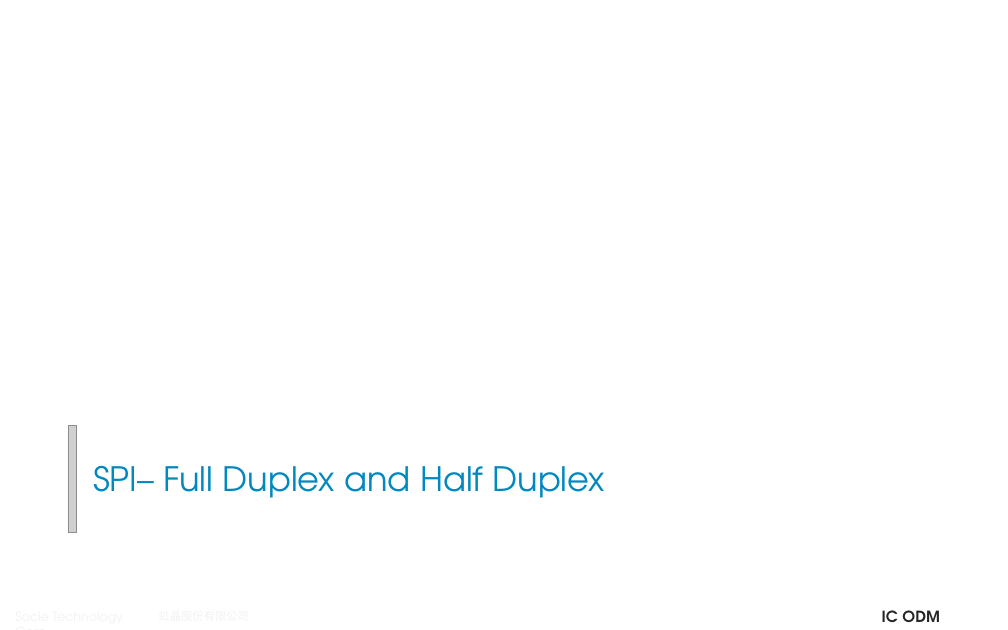
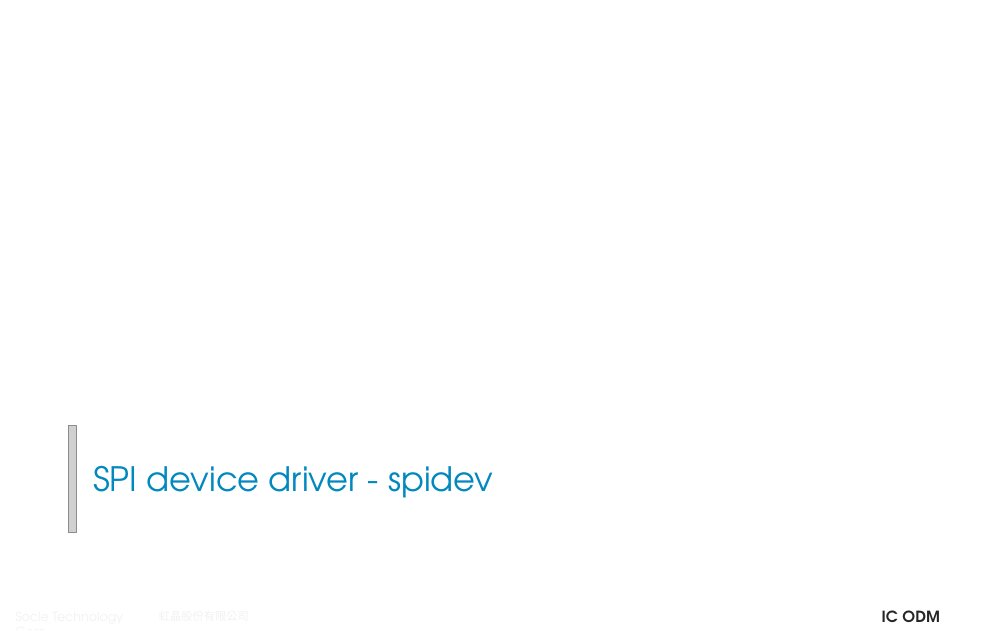
Before and after one commit to JomaskTsai/ppt_linux, a slide deck: slide 12 of spi_report_ben.pptx (slide 8 before the commit). Drawn at 1008x630 pixels with LibreOffice and Linux fonts; fonts in the diff are those of the drawing; grey boxes stand for pictures; background and template pictures are left out. Boxes give left, top, right and bottom in pixels: in the first picture for what was removed or moved away, otherwise in the second. Text is boxed around its words. In the diff, an @@ line names an element or a change of style, - is before the commit and + after.

```diff
--- a/spi_report_ben.pptx
+++ b/spi_report_ben.pptx
@@ title at (93,465,493,498): text changed @@
-SPI– Full Duplex and Half Duplex
+SPI device driver - spidev
```
Also in this commit, not shown: 3 other slides changed, 2 slides added, 3 slides removed.
